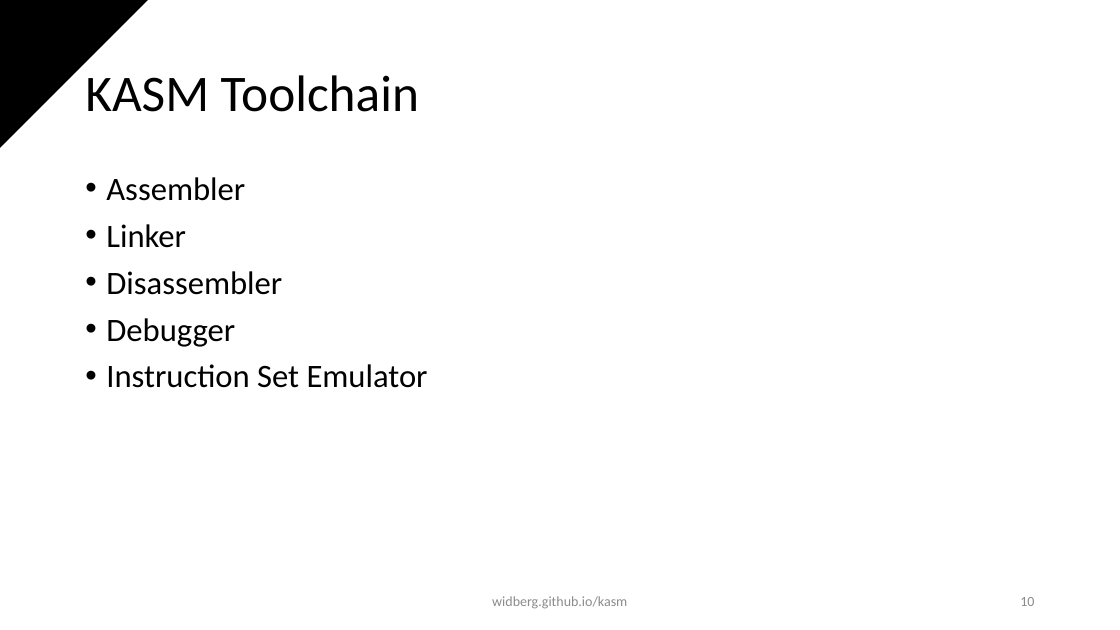
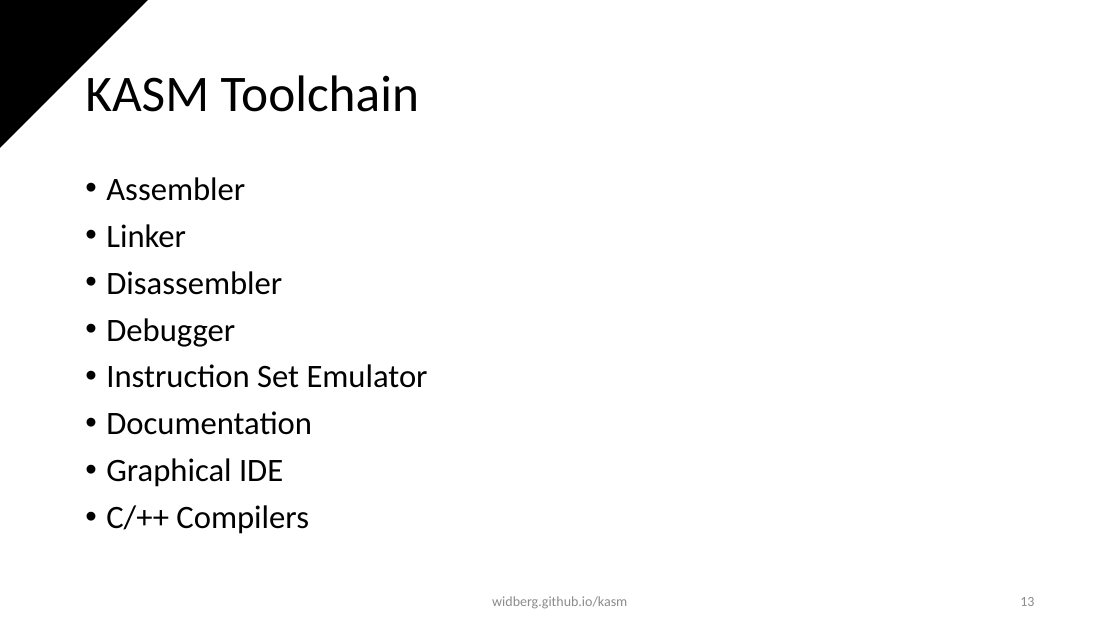
Before and after one commit to widberg/kasm, a slide deck: slide 13 of presentations/introduction.pptx (slide 10 before the commit). Drawn at 1120x630 pixels with LibreOffice and Linux fonts; fonts in the diff are those of the drawing; background and template pictures are left out. Boxes give left, top, right and bottom in pixels: in the first picture for what was removed or moved away, otherwise in the second. Text is boxed around its words. In the diff, an @@ line names an element or a change of style, - is before the commit and + after.

```diff
--- a/presentations/introduction.pptx
+++ b/presentations/introduction.pptx
@@ text at (106,411,312,534): paragraphs added @@
+• Documentation
+• Graphical IDE
+• C/++ Compilers
@@ page number at (1020,597,1034,606): text changed @@
-10
+13
```
Also in this commit, not shown: 3 other slides changed, 3 slides added, 12 other files.
